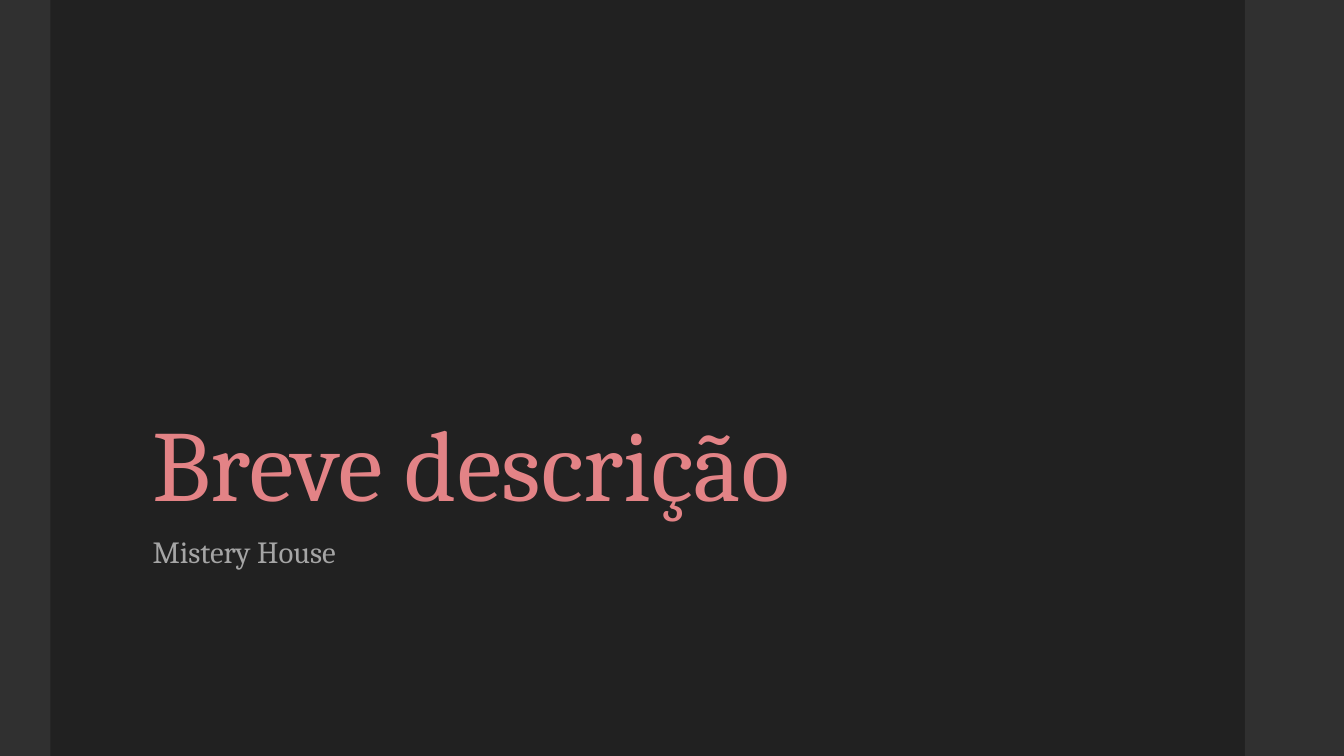
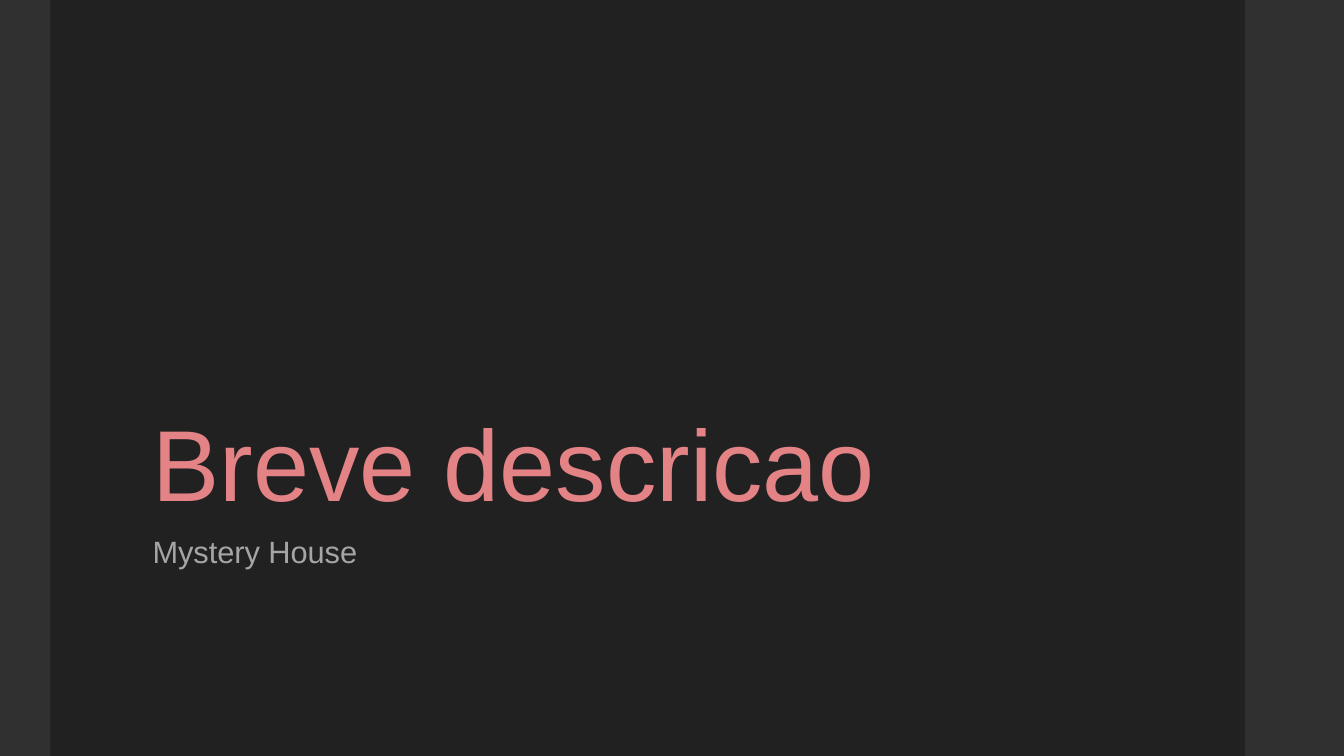
Before and after one commit to brendonborck/mystery_house_game, a slide deck: slide 3 of Apresentacao.pptx. Drawn at 1344x756 pixels with LibreOffice and Linux fonts; fonts in the diff are those of the drawing. Boxes give left, top, right and bottom in pixels: in the first picture for what was removed or moved away, otherwise in the second. Text is boxed around its words. In the diff, an @@ line names an element or a change of style, - is before the commit and + after.

```diff
--- a/Apresentacao.pptx
+++ b/Apresentacao.pptx
@@ title at [153, 428, 875, 502]: text changed; font Cambria to Arial @@
-Breve descrição
+Breve descricao
@@ subtitle at [153, 542, 357, 569]: text changed; font Cambria to Arial @@
-Mistery House
+Mystery House
```
Also in this commit, not shown: 13 other slides changed, 2 slides added, 2 slides removed, 3 other files.
